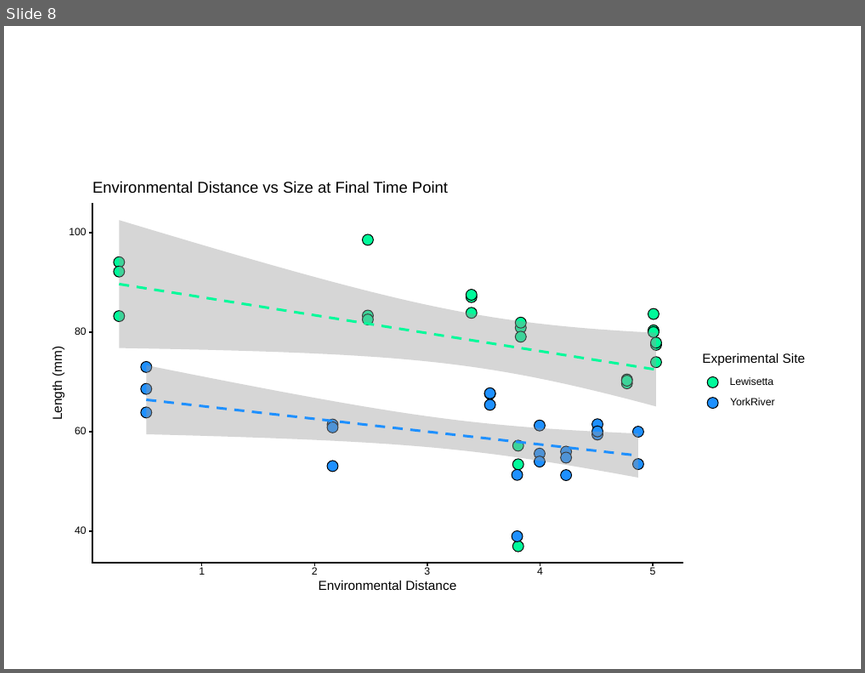
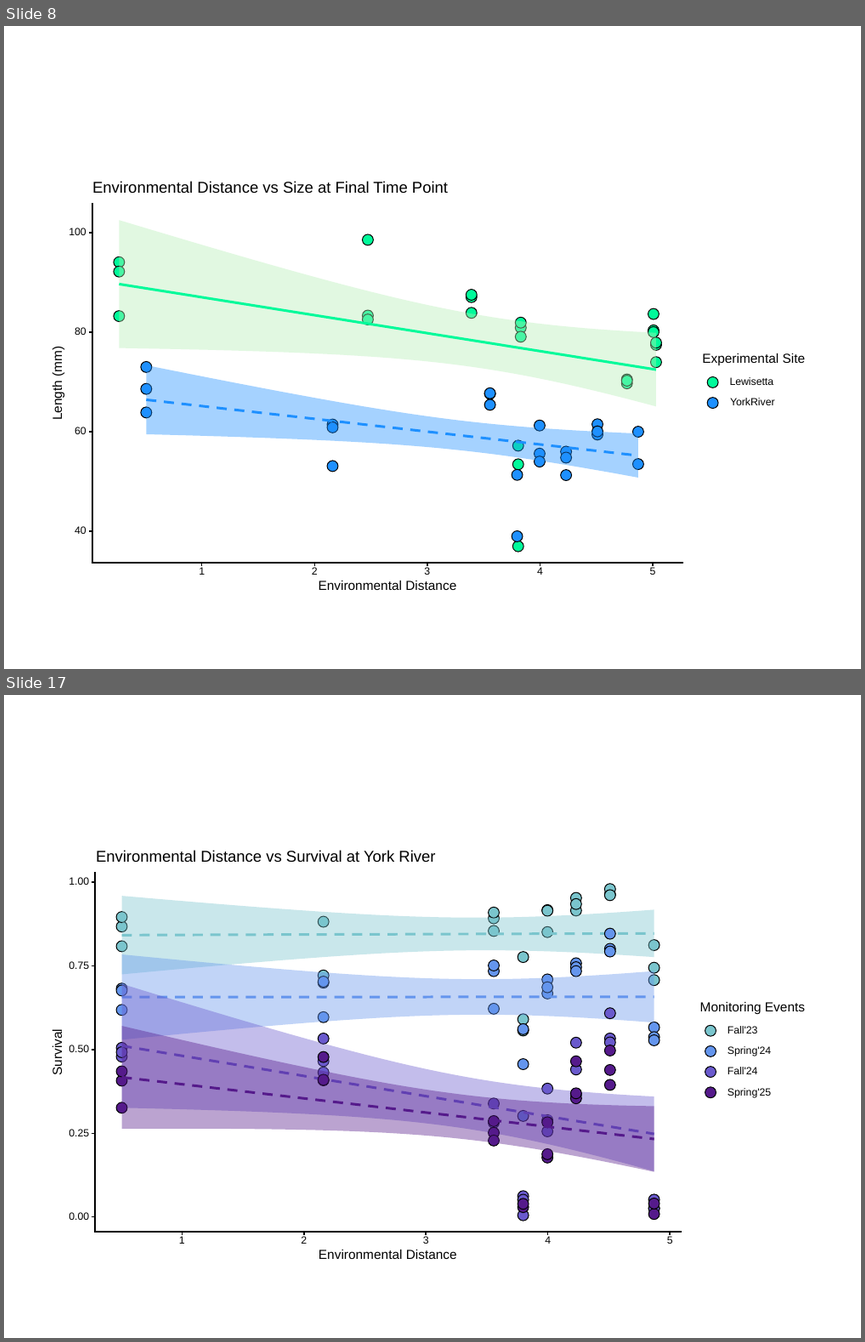
Before and after one commit to ModelValidationProgram/MVP_oyster_GO, a slide deck: results/figures/GO_compare.pptx. Shown one above the other, each under a label of ours: slide 8 before the commit, slides 8 and 17 after it; the slides between them are not shown. The pictures are 865x673 and 865x1342 pixels, drawn with LibreOffice and Linux fonts; fonts in the diff are those of the drawing. Boxes give left, top, right and bottom in pixels: in the first picture for what was removed or moved away, otherwise in the second. Text is boxed around its words. In the diff, an @@ line names an element or a change of style, - is before the commit and + after.

```diff
--- a/results/figures/GO_compare.pptx
+++ b/results/figures/GO_compare.pptx
@@ slide 17 added at [4,695,861,1338], background #FFFFFF @@
@@ group added at [46,845,818,1269]: 96 ellipses, 20 freeform shapes, 18 texts, 7 rectangles @@
+0.00
+0.25
+0.50
+0.75
+1.00
+1
+2
+3
+4
+5
+Environmental Distance
+Survival
+Monitoring Events
+Fall'23
+Spring'24
+Fall'24
+Spring'25
+Environmental Distance vs Survival at York River
@@ slide 8 changed as well @@
@@ freeform shape at [119,220,656,406]: fill #999999 at 40% opacity to #B4EEB4 at 40% opacity @@
@@ freeform shape at [119,284,656,369]: outline #00FA9A 2.13 pt dashed to #00FA9A 2.13 pt @@
@@ freeform shape at [146,365,638,477]: fill #999999 at 40% opacity to #1E90FF at 40% opacity @@
```
Also in this commit, not shown: 7 other slides changed, 16 other slides added, 4 other files.
